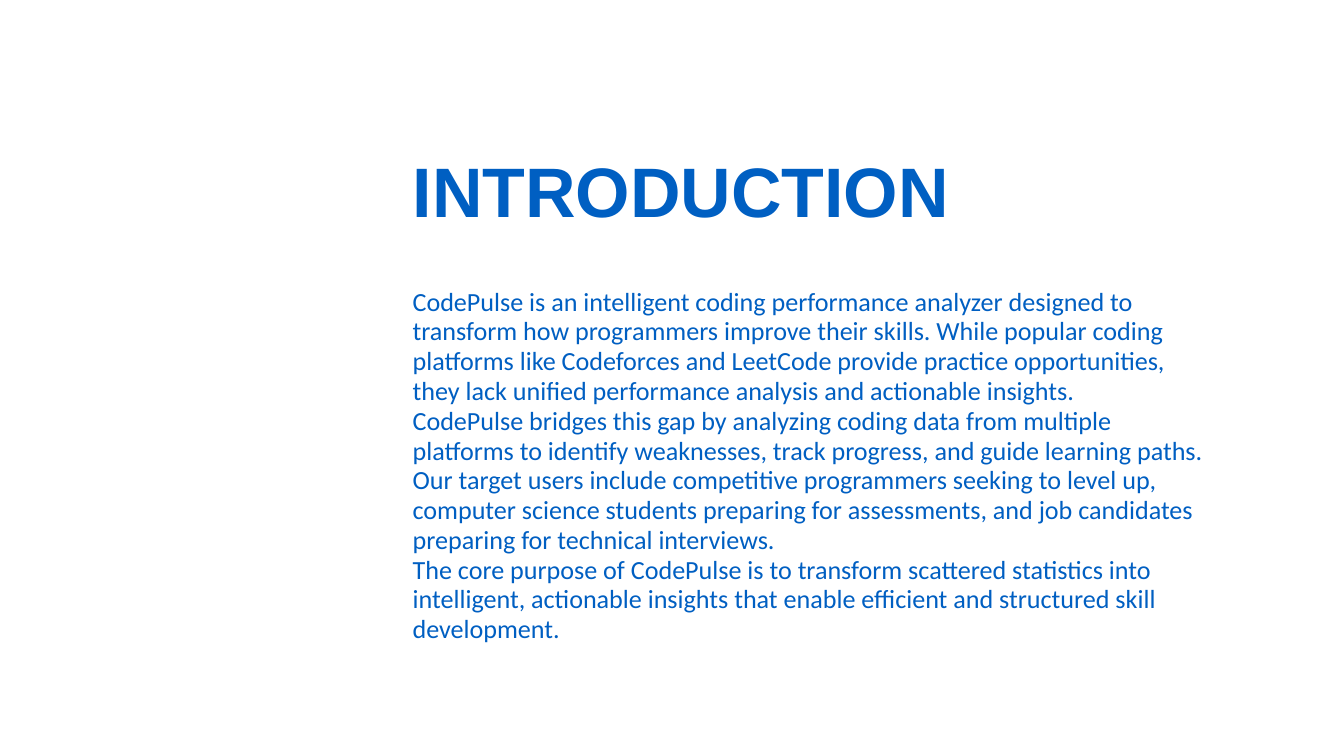
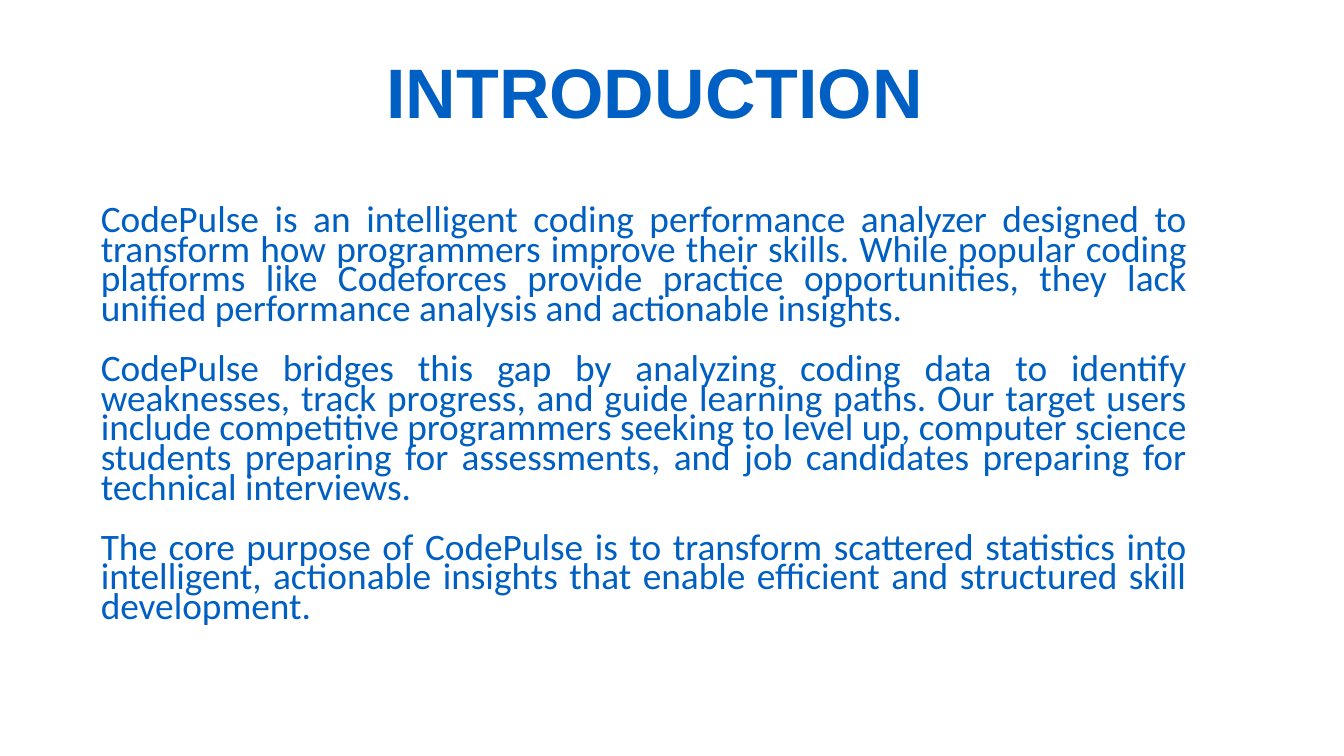
Before and after one commit to Badhon1401/SPL-3, a slide deck: slide 3 of codepulse-documentation/CodePulse.pptx. Drawn at 1344x756 pixels with LibreOffice and Linux fonts; fonts in the diff are those of the drawing. Boxes give left, top, right and bottom in pixels: in the first picture for what was removed or moved away, otherwise in the second. Text is boxed around its words. In the diff, an @@ line names an element or a change of style, - is before the commit and + after.

Commit message:
Updated Slides uploaded

```diff
--- a/codepulse-documentation/CodePulse.pptx
+++ b/codepulse-documentation/CodePulse.pptx
@@ text "INTRODUCTION": place and size @@
-text "INTRODUCTION" at (413,168,949,218)
+text "INTRODUCTION" at (386,69,922,119)
@@ text at (101,206,1187,501): text changed; size 28 to 40 pt @@
-CodePulse is an intelligent coding performance analyzer designed to transform how programmers improve their skills. While popular coding platforms like Codeforces and LeetCode provide practice opportunities, they lack unified performance analysis and actionable insights.
-CodePulse bridges this gap by analyzing coding data from multiple platforms to identify weaknesses, track progress, and guide learning paths. Our target users include competitive programmers seeking to level up, computer science students preparing for assessments, and job candidates preparing for technical interviews.
+CodePulse is an intelligent coding performance analyzer designed to transform how programmers improve their skills. While popular coding platforms like Codeforces provide practice opportunities, they lack unified performance analysis and actionable insights.
+CodePulse bridges this gap by analyzing coding data to identify weaknesses, track progress, and guide learning paths. Our target users include competitive programmers seeking to level up, computer science students preparing for assessments, and job candidates preparing for technical interviews.
@@ text "CodePulse is an intelligent coding ...": place and size @@
-text "CodePulse is an intelligent coding ..." at (413,293,1202,643)
+text "CodePulse is an intelligent coding ..." at (101,206,1187,625)
@@ text at (101,534,1187,625): size 28 to 40 pt in "The core purpose of CodePulse is to ..."; alignment left to justified @@
```
Also in this commit, not shown: 8 other slides changed, 1 slide added, 8 slides removed.
